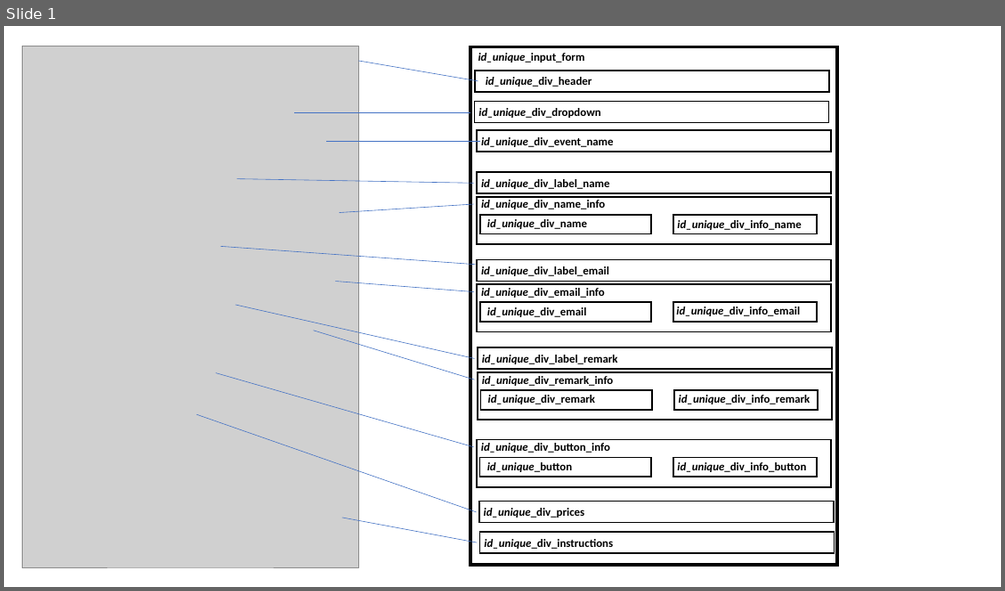
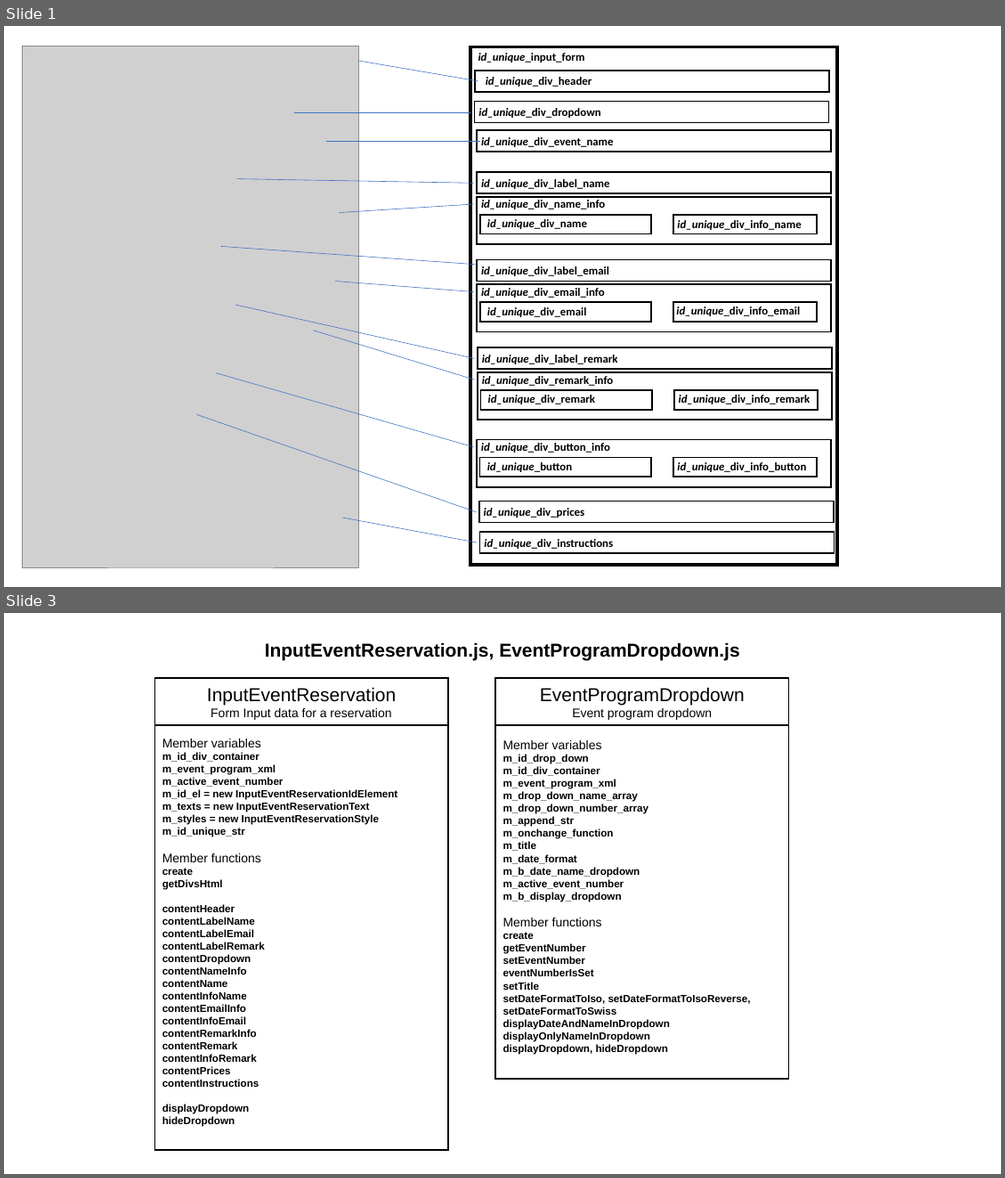
Before and after one commit to JazzLiveAarau/WwwReservationLayout, a slide deck: Description/InputEventReservation.pptx. Shown one above the other, each under a label of ours: slide 1 before the commit, slides 1 and 3 after it; the slides between them are not shown. The pictures are 1005x591 and 1005x1178 pixels, drawn with LibreOffice and Linux fonts; fonts in the diff are those of the drawing; grey boxes stand for pictures. Boxes give left, top, right and bottom in pixels: in the first picture for what was removed or moved away, otherwise in the second. Text is boxed around its words. In the diff, an @@ line names an element or a change of style, - is before the commit and + after.

```diff
--- a/Description/InputEventReservation.pptx
+++ b/Description/InputEventReservation.pptx
@@ slide 3 added at [4,613,1001,1174], background #FFFFFF @@
@@ text added at [265,642,739,661], 18 pt, text #000000, bold @@
+InputEventReservation.js, EventProgramDropdown.js
@@ rectangle added at [155,678,448,724], outline #000000 1.5 pt, 12 pt, text #000000 @@
+InputEventReservation
+Form Input data for a reservation
@@ rectangle added at [495,678,788,724], outline #000000 1.5 pt, 18 pt, text #000000 @@
+EventProgramDropdown
+Event program dropdown
@@ rectangle added at [155,725,448,1150], outline #000000 1.5 pt, 10 pt, text #000000, bold @@
+Member variables
+m_id_div_container
+m_event_program_xml
+m_active_event_number
+m_id_el = new InputEventReservationIdElement
+m_texts = new InputEventReservationText
+m_styles = new InputEventReservationStyle
+m_id_unique_str
+Member functions
+create
+getDivsHtml
+contentHeader
+contentLabelName
+contentLabelEmail
+contentLabelRemark
+contentDropdown
+contentNameInfo
+contentName
+contentInfoName
+contentEmailInfo
+contentInfoEmail
+contentRemarkInfo
+contentRemark
+contentInfoRemark
+contentPrices
+contentInstructions
+displayDropdown
+hideDropdown
@@ rectangle added at [495,725,788,1078], outline #000000 1.5 pt, 10 pt, text #000000, bold @@
+Member variables
+m_id_drop_down
+m_id_div_container
+m_event_program_xml
+m_drop_down_name_array
+m_drop_down_number_array
+m_append_str
+m_onchange_function
+m_title
+m_date_format
+m_b_date_name_dropdown
+m_active_event_number
+m_b_display_dropdown
+Member functions
+create
+getEventNumber
+setEventNumber
+eventNumberIsSet
+setTitle
+setDateFormatToIso, setDateFormatToIsoReverse, setDateFormatToSwiss
+displayDateAndNameInDropdown
+displayOnlyNameInDropdown
+displayDropdown, hideDropdown
```
Also in this commit, not shown: 3 other slides added, 2 slides removed, 6 other files.
